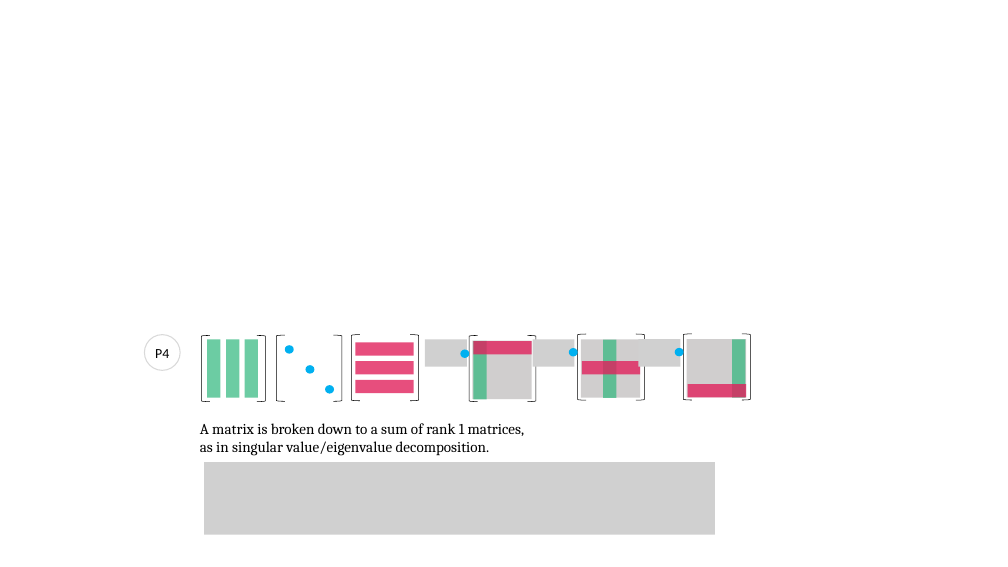
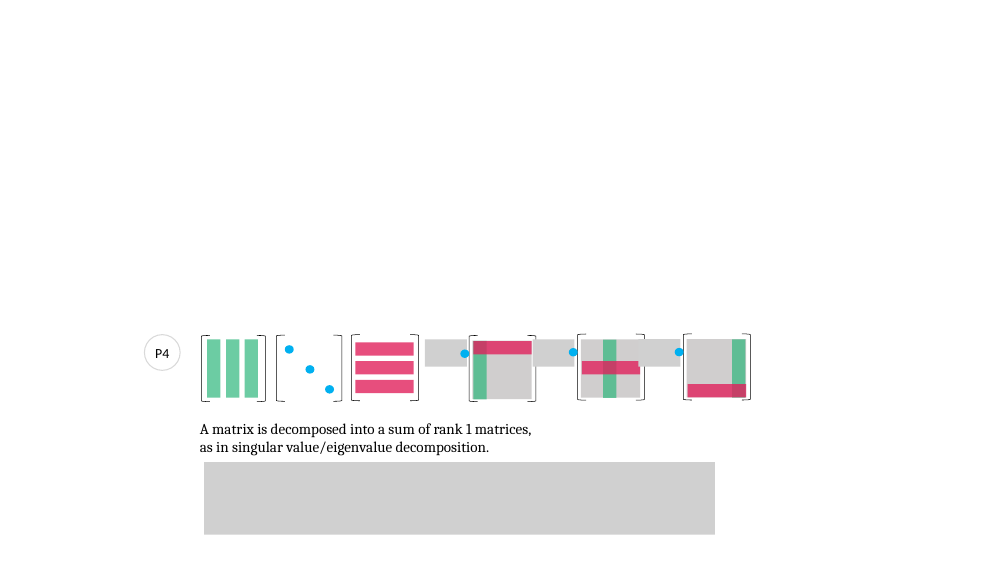
Before and after one commit to kenjihiranabe/The-Art-of-Linear-Algebra, a slide deck: slide 28 of Illustrations.pptx. Drawn at 1008x567 pixels with LibreOffice and Linux fonts; fonts in the diff are those of the drawing; grey boxes stand for pictures. Boxes give left, top, right and bottom in pixels: in the first picture for what was removed or moved away, otherwise in the second. Text is boxed around its words. In the diff, an @@ line names an element or a change of style, - is before the commit and + after.

```diff
--- a/Illustrations.pptx
+++ b/Illustrations.pptx
@@ text at (x1=200, y1=423, x2=532, y2=438): text changed @@
-A matrix is broken down to a sum of rank 1 matrices,
+A matrix is decomposed into a sum of rank 1 matrices,
```
Also in this commit, not shown: 3 other slides changed, 31 other files.
